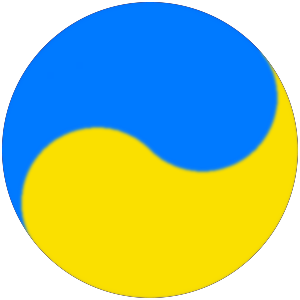
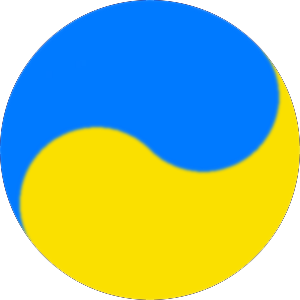
The second 300 x 300 image is a revision of the first. Changes to its layers:
painted on "Шар B" over [0, 0, 300, 300]
painted on "Шар Y" over [0, 0, 300, 300]
painted on "Шар bg" over [0, 0, 300, 300]
